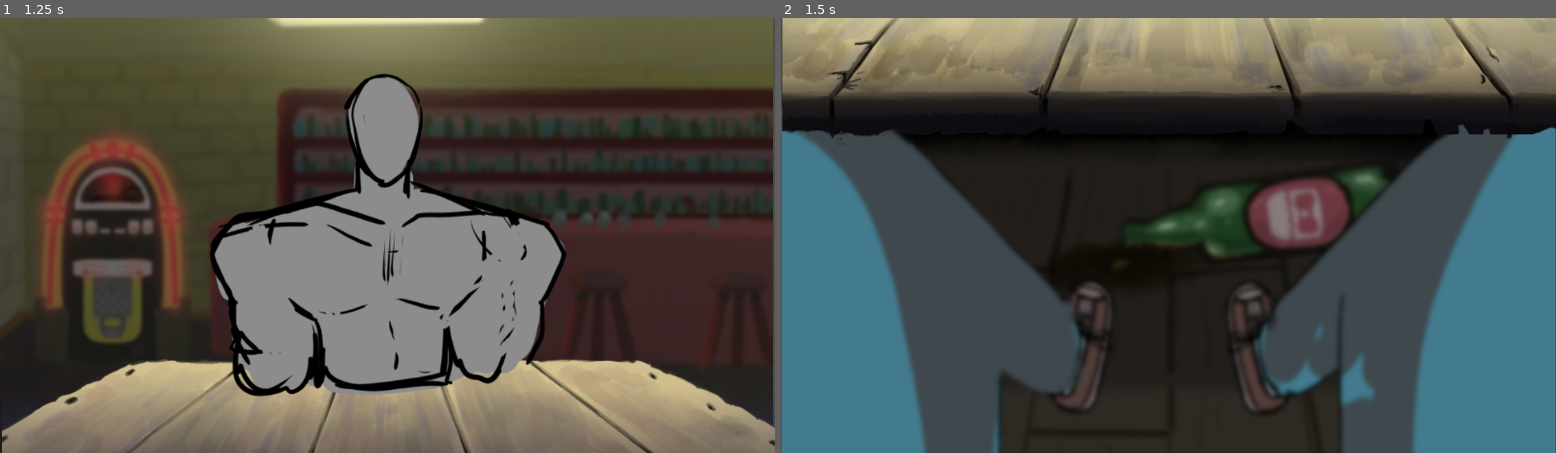
Above: before the commit, frames 1-2 (left to right).
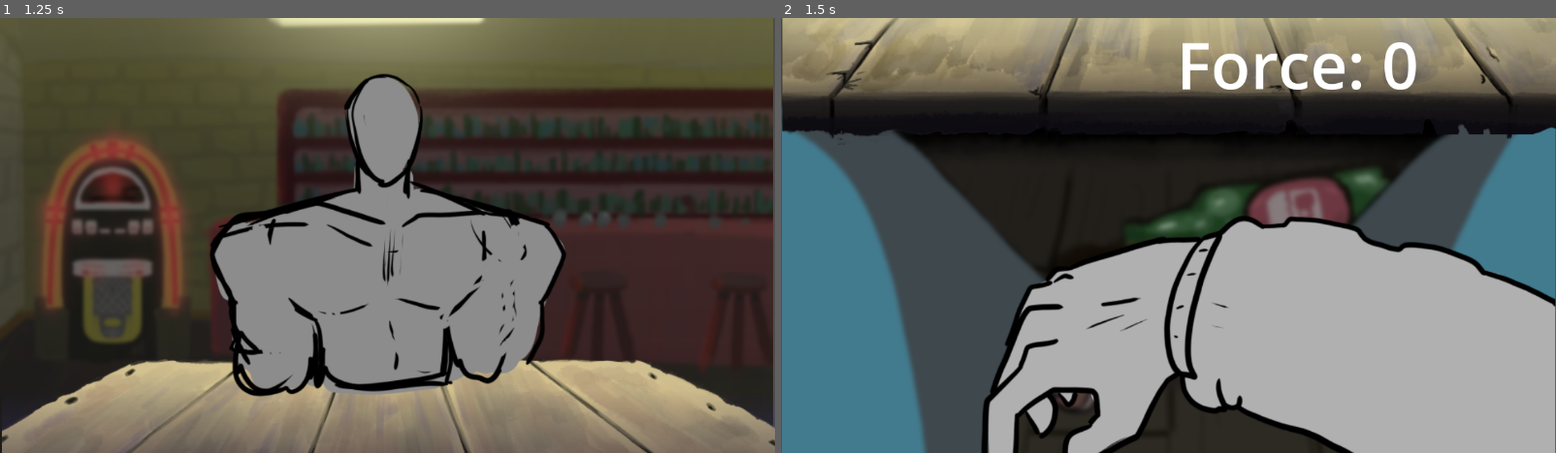
Above: after the commit, the same moments.

Repository: GinoNovello/ImachineWinning
Game: Godot game, scene res://Scenes/game/game_scene.tscn
The game is run twice, just before and just after one commit, with the same random seed, the same clock (stepped at 60 frames per second) and the same inputs. This scene is started directly instead of the project's main scene.
Inputs:
- Up to frame 1 (1.25 s): tap Enter (ui_accept) at 0.5, 0.6, 0.77, 1.07 s; hold Right (ui_right) from 0.53 s (still down)
- Up to frame 2 (1.5 s): tap Enter (ui_accept) at 1.25, 1.35 s; release Right (ui_right) at 1.28 s; hold Down (ui_down) from 1.28 s (still down)

Frame 1 is identical in both runs. In frame 2, 32% of the frame differs, in the area x 25-100%, y 5-100%.
Error after the commit: Invalid access to property or key 'player' on a base object of type 'Nil'. (res://scripts/flow/game_scene.gd:8)

Commit message:
feat: config machine

Diff:
--- a/Scenes/common/config_area.tscn
+++ b/Scenes/common/config_area.tscn
@@ -1,9 +1,14 @@
 [gd_scene format=3 uid="uid://cbnpa7vs7ii3e"]
 
 [ext_resource type="Texture2D" uid="uid://be1yrcwqrspyg" path="res://Images/ConfigBackground.png" id="1_tk2o4"]
+[ext_resource type="Script" uid="uid://in8momsxhoyk" path="res://scripts/flow/config_area.gd" id="1_tm3he"]
 [ext_resource type="Texture2D" uid="uid://bxcplrjgn4trv" path="res://Images/ConfigTable.png" id="2_nmm7f"]
+[ext_resource type="Texture2D" uid="uid://cfbrthj7r62gf" path="res://Images/Sleeve.png" id="3_bf0jg"]
+[ext_resource type="Texture2D" uid="uid://bl2jmgf7ex8r8" path="res://Images/Machine.png" id="4_3o4ji"]
+[ext_resource type="Script" uid="uid://cmx7o55m51lth" path="res://scripts/core/machine.gd" id="6_4vnhm"]
 
 [node name="ConfigArea" type="Node2D" unique_id=136853237]
+script = ExtResource("1_tm3he")
 
 [node name="ConfigBackground" type="Sprite2D" parent="." unique_id=13207611]
 position = Vector2(576, 325)
@@ -14,3 +19,25 @@
 position = Vector2(579, 327)
 scale = Vector2(1.2020833, 1.2111111)
 texture = ExtResource("2_nmm7f")
+
+[node name="PlayerArm" type="Node2D" parent="." unique_id=1602004681]
+
+[node name="Sleeve" type="Sprite2D" parent="PlayerArm" unique_id=449974510]
+position = Vector2(575.5, 320.5)
+scale = Vector2(1.1989583, 1.2166667)
+texture = ExtResource("3_bf0jg")
+
+[node name="Machine" type="Sprite2D" parent="PlayerArm" unique_id=1144025245]
+visible = false
+position = Vector2(575.5, 324)
+scale = Vector2(1.1989583, 1.2074074)
+texture = ExtResource("4_3o4ji")
+script = ExtResource("6_4vnhm")
+
+[node name="ForceLabel" type="Label" parent="." unique_id=2008066103]
+offset_left = 588.0
+offset_top = 3.0
+offset_right = 1112.0
+offset_bottom = 139.0
+theme_override_font_sizes/font_size = 96
+text = "Force: 0"
--- /dev/null
+++ b/Scenes/results/lose_scene.tscn
@@ -0,0 +1,26 @@
+[gd_scene format=3 uid="uid://bnj8k7w0nj701"]
+
+[ext_resource type="Texture2D" uid="uid://drwf6f6l4smcc" path="res://Images/Menu.jpeg" id="1_kcm7k"]
+
+[node name="LoseScene" type="Node2D" unique_id=1929948916]
+
+[node name="Sprite2D" type="Sprite2D" parent="." unique_id=1732400748]
+position = Vector2(578.25, 324)
+scale = Vector2(0.9078431, 0.9162011)
+texture = ExtResource("1_kcm7k")
+
+[node name="ColorRect" type="ColorRect" parent="." unique_id=527169767]
+offset_left = 658.0
+offset_top = 48.0
+offset_right = 1127.0
+offset_bottom = 448.0
+color = Color(0.015686275, 0.015686275, 0.015686275, 1)
+
+[node name="Label" type="Label" parent="ColorRect" unique_id=1440450864]
+layout_mode = 0
+offset_left = 17.0
+offset_top = 123.0
+offset_right = 457.0
+offset_bottom = 260.0
+theme_override_font_sizes/font_size = 96
+text = "You Lose!"
--- /dev/null
+++ b/scripts/core/machine.gd
@@ -0,0 +1,13 @@
+extends Node
+class_name Machine
+
+const MIN_FORCE := 0
+const MAX_FORCE := 30
+
+var force: int = 0
+
+func configure(_force: int):
+	force = clamp(_force, MIN_FORCE, MAX_FORCE)
+
+func generateForce() -> int:
+	return force
--- a/scripts/core/opponent.gd
+++ b/scripts/core/opponent.gd
@@ -3,3 +3,20 @@
 
 var strength: int
 var tolerance: int = 5
+
+func competeAgainst(player: Player, playerForce: int, referee: Referee):
+	if playerForce < strength:
+		referee.declareLose(player, self)
+		return
+
+	if abs(playerForce - strength) <= tolerance:
+		referee.declareHonestWin(player, self)
+		return
+
+	referee.declareCheating(player, self)
+
+func onDefeat():
+	pass
+
+func onVictory():
+	pass
--- a/scripts/core/player.gd
+++ b/scripts/core/player.gd
@@ -1,2 +1,54 @@
 extends Node
 class_name Player
+
+var machine: Machine
+var sleeveUp := false
+
+func _init():
+	machine = Machine.new()
+
+# --- SLEEVE ---
+
+func rollUpSleeve():
+	sleeveUp = true
+
+func rollDownSleeve():
+	sleeveUp = false
+
+func isSleeveUp() -> bool:
+	return sleeveUp
+
+# --- CONFIG ---
+
+func increase_machine_force():
+	if not can_configure():
+		return
+
+	machine.configure(machine.generateForce() + 1)
+
+func decrease_machine_force():
+	if not can_configure():
+		return
+
+	machine.configure(machine.generateForce() - 1)
+
+func can_configure() -> bool:
+	return isSleeveUp()
+
+# --- GAMEPLAY ---
+
+func playAgainst(opponent: Opponent, referee: Referee):
+	var force = machine.generateForce()
+	referee.judgeMatch(self, opponent, force)
+
+func win():
+	GameManager.player_won()
+
+func lose():
+	GameManager.player_lost()
+
+func caughtCheating():
+	GameManager.go_to_lose_scene()
+
+func caughtCheatingAfterTimeIsOver():
+	GameManager.go_to_lose_scene()
--- a/scripts/core/referee.gd
+++ b/scripts/core/referee.gd
@@ -4,6 +4,46 @@
 var player: Player
 var opponent: Opponent
 
-func startMatch(p: Player, o: Opponent):
-	player = p
-	opponent = o
+var match_started: bool = false
+
+func _init():
+	pass
+
+func startMatch(_player: Player, _opponent: Opponent):
+	player = _player
+	opponent = _opponent
+
+	match_started = true
+	checkImmediateConditions()
+
+func checkImmediateConditions():
+	if player.isSleeveUp():
+		declareCheating(player, opponent)
+
+func update(_delta):
+	if not match_started:
+		return
+
+	# TODO: time system not implemented yet
+	# if timeIsOver:
+	#     declareTimeLoss(player)
+
+func judgeMatch(_player: Player, _opponent: Opponent, playerForce: int):
+	_opponent.competeAgainst(_player, playerForce, self)
+
+# --- DECISIONS ---
+
+func declareHonestWin(_player: Player, _opponent: Opponent):
+	_opponent.onDefeat()
+	_player.win()
+
+func declareLose(_player: Player, _opponent: Opponent):
+	_opponent.onVictory()
+	_player.lose()
+
+func declareCheating(_player: Player, _opponent: Opponent):
+	_player.caughtCheating()
+
+# TODO:
+# func declareTimeLoss(player: Player):
+#     player.caughtCheatingAfterTimeIsOver()
--- /dev/null
+++ b/scripts/flow/config_area.gd
@@ -0,0 +1,50 @@
+extends Node2D
+
+@onready var sleeve = $PlayerArm/Sleeve
+@onready var machine = $PlayerArm/Machine
+@onready var force_label = $ForceLabel
+
+func _process(_delta):
+	handle_input()
+	update_visuals()
+	update_force_label()
+
+func handle_input():
+	if Input.is_action_just_pressed("ui_accept"):
+		toggle_sleeve()
+
+	if Input.is_action_just_pressed("ui_up"):
+		exit_config()
+
+	if Input.is_action_just_pressed("ui_right"):
+		increase_force()
+
+	if Input.is_action_just_pressed("ui_left"):
+		decrease_force()
+
+func toggle_sleeve():
+	var player = GameManager.player
+
+	if player.isSleeveUp():
+		player.rollDownSleeve()
+	else:
+		player.rollUpSleeve()
+
+func exit_config():
+	get_parent().get_parent().get_parent().show_match()
+
+func update_visuals():
+	var player = GameManager.player
+
+	sleeve.visible = not player.isSleeveUp()
+	machine.visible = player.isSleeveUp()
+
+func increase_force():
+	GameManager.player.increase_machine_force()
+
+func decrease_force():
+	GameManager.player.decrease_machine_force()
+
+func update_force_label():
+	var player = GameManager.player
+	force_label.text = str(player.machine.generateForce())
--- a/scripts/flow/game_manager.gd
+++ b/scripts/flow/game_manager.gd
@@ -1,5 +1,33 @@
 extends Node
 
+var player: Player
+var opponent: Opponent
+var referee: Referee
+
+var opponents = [
+	Opponent1
+]
+
+var current_opponent_index := 0
+
 func start_new_game():
-	print("Loading GameScene...")
+	player = Player.new()
+	opponent = create_opponent()
+	referee = Referee.new()
+
 	get_tree().change_scene_to_file("res://Scenes/game/game_scene.tscn")
+
+func start_match():
+	get_tree().reload_current_scene()
+
+func create_opponent():
+	return opponents[current_opponent_index].new()
+
+func player_won():
+	current_opponent_index += 1
+
+func player_lost():
+	pass
+
+func go_to_lose_scene():
+	get_tree().change_scene_to_file("res://Scenes/results/lose_scene.tscn")
--- a/scripts/flow/game_scene.gd
+++ b/scripts/flow/game_scene.gd
@@ -1,28 +1,17 @@
 extends Node2D
-
-var player
-var opponent
-var referee
 
 @onready var screens = $UI/Screens
 
 func _ready():
 	print("Game started")
-	setup_match()
 
-func setup_match():
-	player = Player.new()
-	opponent = Opponent1.new()
-	referee = Referee.new()
+	var player = GameManager.player
+	var opponent = GameManager.opponent
+	var referee = GameManager.referee
 
 	referee.startMatch(player, opponent)
 
-func load_opponent_view():
-	var scene = load("res://scenes/opponents/opponent1.tscn")
-	var view = scene.instantiate()
-	$OpponentContainer.add_child(view)
-
-func _process(delta):
+func _process(_delta):
 	if Input.is_action_just_pressed("ui_down"):
 		show_config()
 
@@ -36,3 +25,12 @@
 func show_match():
 	var tween = create_tween()
 	tween.tween_property(screens, "position:y", 0, 0.15)
+
+	start_match()
+
+func start_match():
+	var player = GameManager.player
+	var opponent = GameManager.opponent
+	var referee = GameManager.referee
+
+	referee.startMatch(player, opponent)
Binary file added: Images/Machine.png
Binary file added: Images/Sleeve.png
Not shown: 1 places in Scenes/game/game_scene.tscn that only renumber resources
